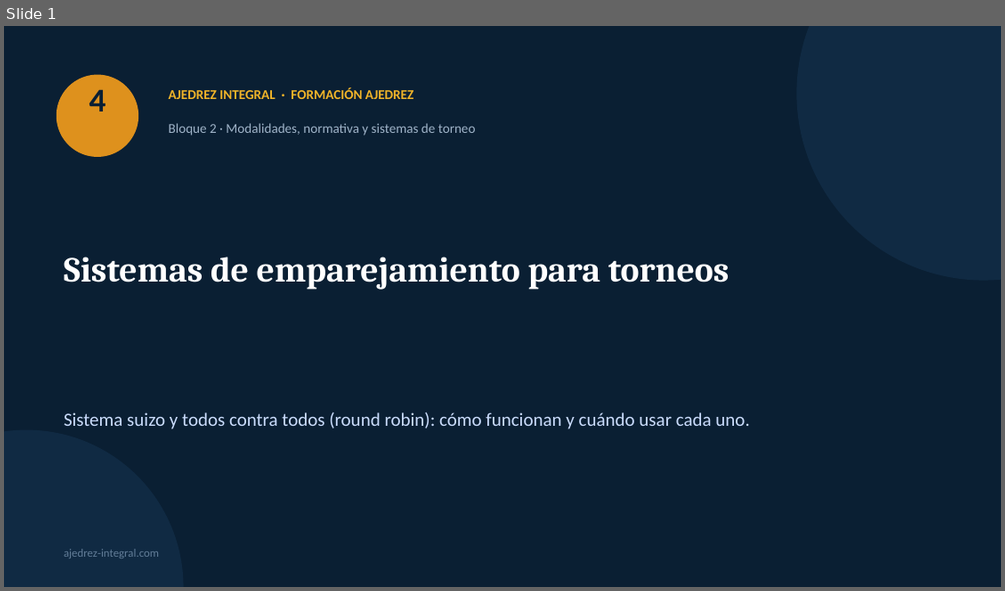
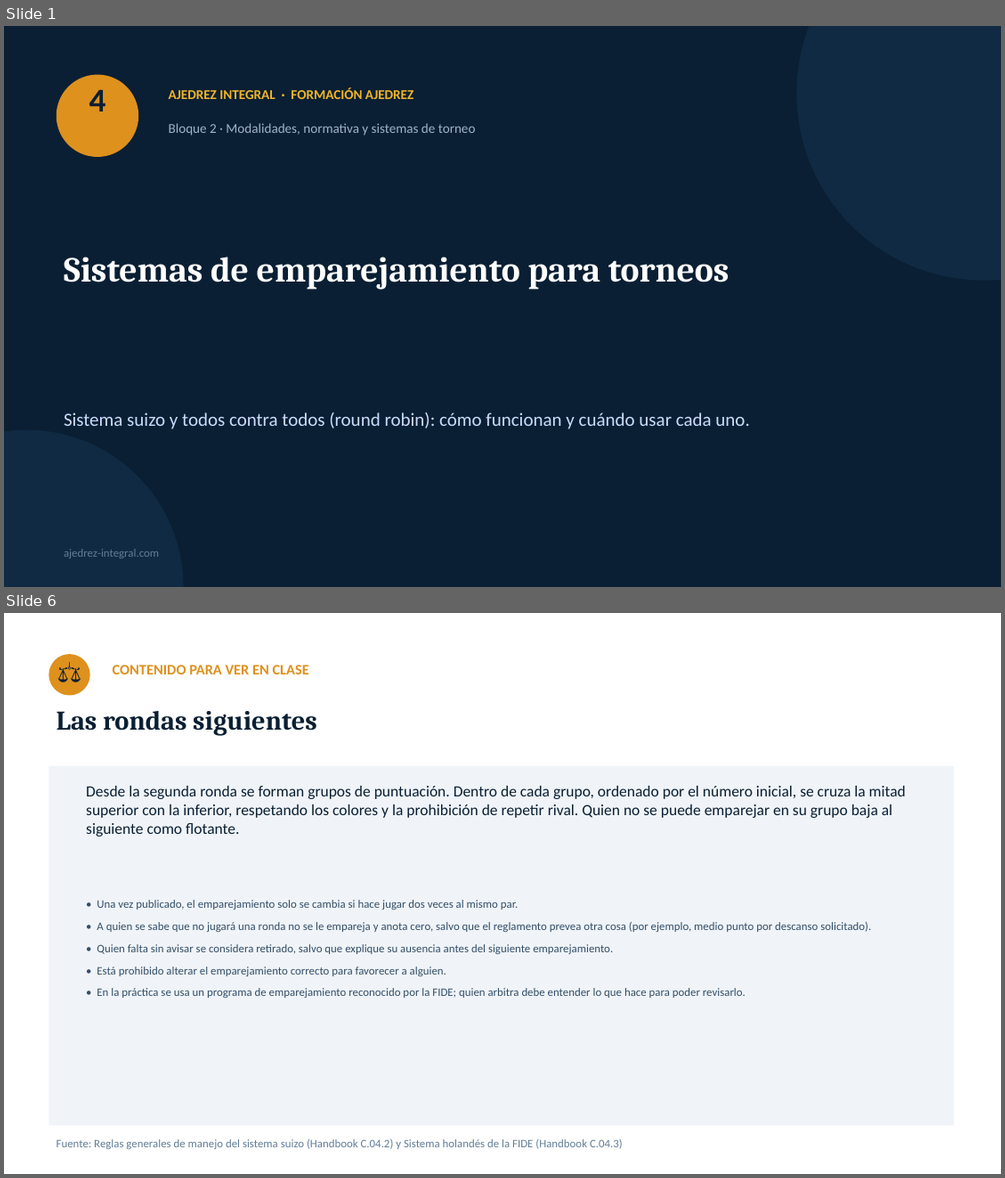
Before and after one commit to GMpupilo2026/Pagina-Completa, a slide deck: cursos/recursos/formacion-ajedrez/04-sistemas-de-emparejamiento.pptx. Shown one above the other, each under a label of ours: slide 1 before the commit, slides 1 and 6 after it; the slides between them are not shown. The pictures are 1005x591 and 1005x1178 pixels, drawn with LibreOffice and Linux fonts; fonts in the diff are those of the drawing. Boxes give left, top, right and bottom in pixels: in the first picture for what was removed or moved away, otherwise in the second. Text is boxed around its words. In the diff, an @@ line names an element or a change of style, - is before the commit and + after.

```diff
--- a/cursos/recursos/formacion-ajedrez/04-sistemas-de-emparejamiento.pptx
+++ b/cursos/recursos/formacion-ajedrez/04-sistemas-de-emparejamiento.pptx
@@ slide 6 added at box(4, 613, 1001, 1174), background #FFFFFF @@
@@ ellipse added at box(48, 654, 90, 695), fill #DE911D @@
@@ text added at box(48, 654, 90, 695), 20 pt, text #0A1F33 @@
+⚖
@@ text added at box(113, 665, 309, 674), 14 pt, text #DE911D, bold @@
+CONTENIDO PARA VER EN CLASE
@@ text added at box(57, 711, 317, 735), 26 pt, text #0A1F33, bold @@
+Las rondas siguientes
@@ rectangle added at box(48, 766, 954, 1126), fill #F0F4F8 @@
@@ text added at box(86, 786, 906, 836), 15 pt, text #0A1F33 @@
+Desde la segunda ronda se forman grupos de puntuación. Dentro de cada grupo, ordenado por el número inicial, se cruza la mitad superior con la inferior, respetando los colores y la prohibición de repetir rival. Quien no se puede emparejar en su grupo baja al siguiente como flotante.
@@ text added at box(97, 900, 871, 997), 11 pt, text #334E68 @@
+• Una vez publicado, el emparejamiento solo se cambia si hace jugar dos veces al mismo par.
+• A quien se sabe que no jugará una ronda no se le empareja y anota cero, salvo que el reglamento prevea otra cosa (por ejemplo, medio punto por descanso solicitado).
+• Quien falta sin avisar se considera retirado, salvo que explique su ausencia antes del siguiente emparejamiento.
+• Está prohibido alterar el emparejamiento correcto para favorecer a alguien.
+• En la práctica se usa un programa de emparejamiento reconocido por la FIDE; quien arbitra debe entender lo que hace para poder revisarlo.
@@ text added at box(57, 1139, 623, 1149), 11 pt, text #627D98 @@
+Fuente: Reglas generales de manejo del sistema suizo (Handbook C.04.2) y Sistema holandés de la FIDE (Handbook C.04.3)
```
Also in this commit, not shown: 1 slide changed, 17 other slides added, 2 slides removed, 28 other files.
